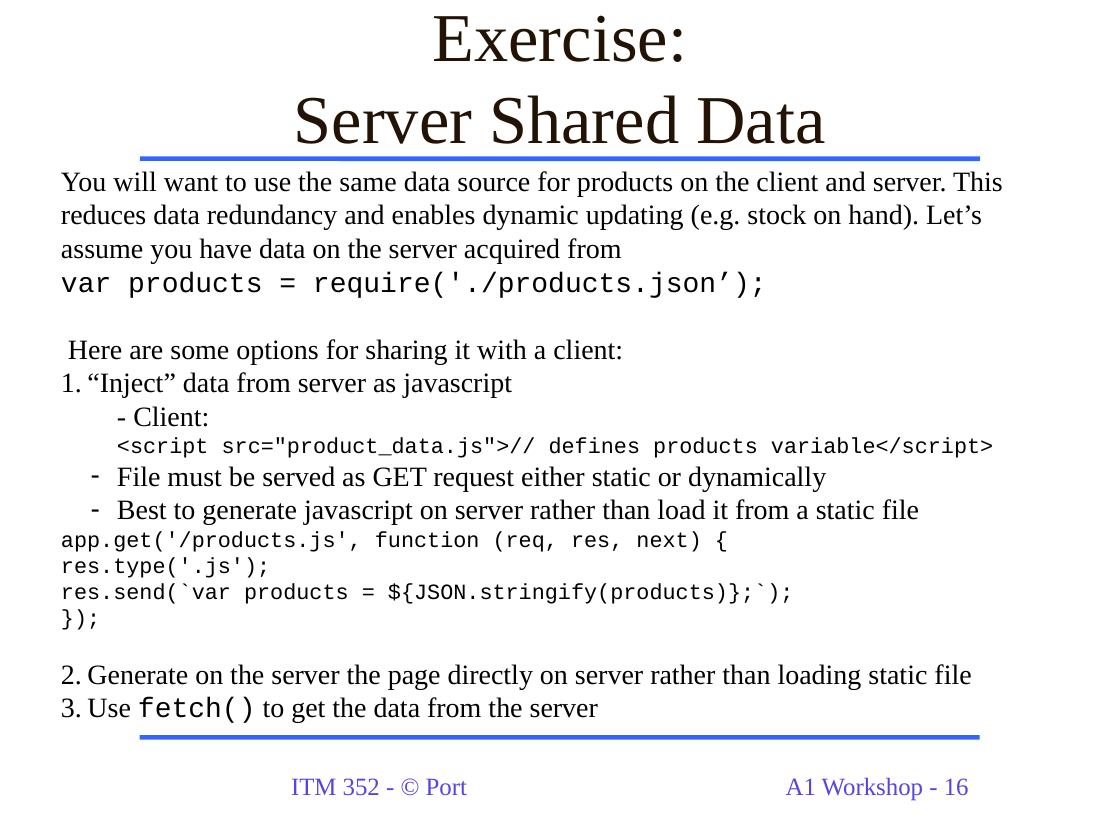
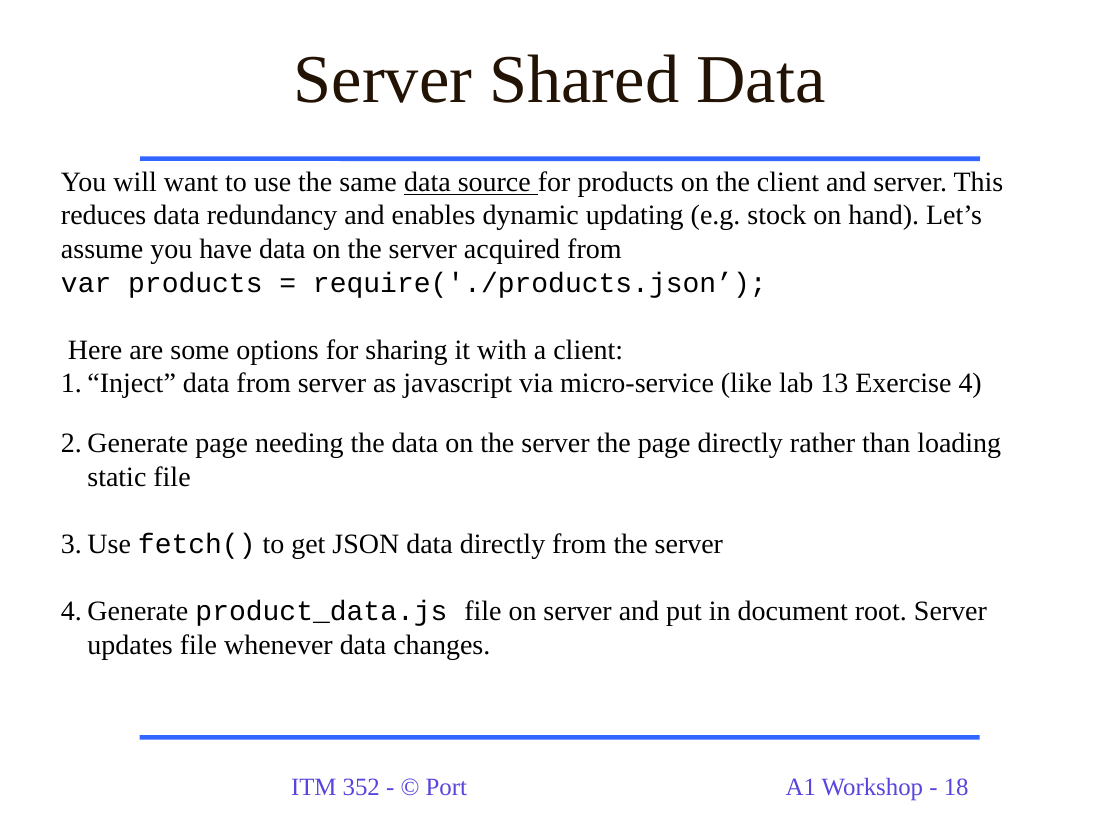
Before and after one commit to dport96/ITM352, a slide deck: slide 18 of morea/130.Assignment1/A1_Workshop_ITM352.ppt (slide 16 before the commit). Drawn at 1120x840 pixels with LibreOffice and Linux fonts; fonts in the diff are those of the drawing. Boxes give left, top, right and bottom in pixels: in the first picture for what was removed or moved away, otherwise in the second. Text is boxed around its words. In the diff, an @@ line names an element or a change of style, - is before the commit and + after.

```diff
--- a/morea/130.Assignment1/A1_Workshop_ITM352.ppt
+++ b/morea/130.Assignment1/A1_Workshop_ITM352.ppt
@@ title at [294, 54, 825, 103]: text changed @@
-Exercise:
-Server Shared Data
+Server Shared Data
@@ text at [61, 171, 1004, 264]: underline on in "data source" @@
@@ text at [87, 372, 1001, 659]: text changed @@
-1. “Inject” data from server as javascript
-  - Client:
-  <script src="product_data.js">// defines products variable</script>
-  – File must be served as GET request either static or dynamically
-  – Best to generate javascript on server rather than load it from a static file
-app.get('/products.js', function (req, res, next) {
-res.type('.js');
-res.send(`var products = ${JSON.stringify(products)};`);
-});
-2. Generate on the server the page directly on server rather than loading static file
-3. Use fetch() to get the data from the server
+1. “Inject” data from server as javascript via micro-service (like lab 13 Exercise 4)
+2. Generate page needing the data on the server the page directly rather than loading static file
+3. Use fetch() to get JSON data directly from the server
+4. Generate product_data.js file on server and put in document root. Server updates file whenever data changes.
@@ page number at [786, 777, 969, 801]: text changed @@
-A1 Workshop - 16
+A1 Workshop - 18
```
Also in this commit, not shown: 7 other slides changed, 5 slides added, 2 slides removed, 2 other files.
